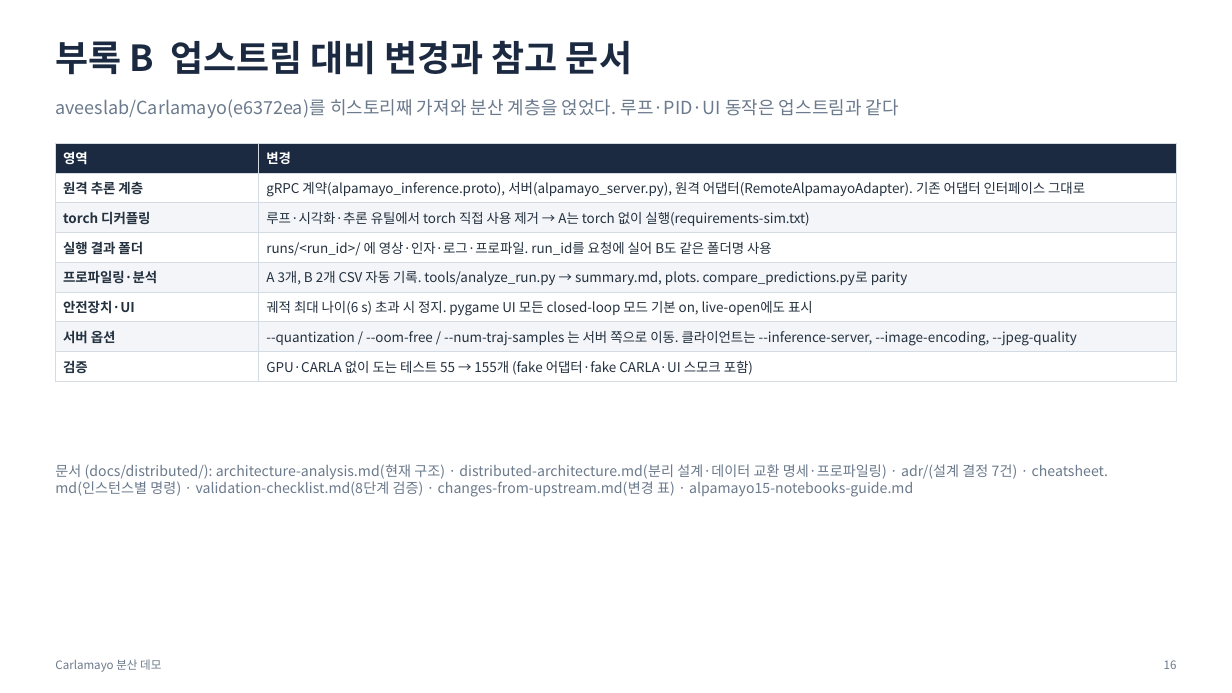
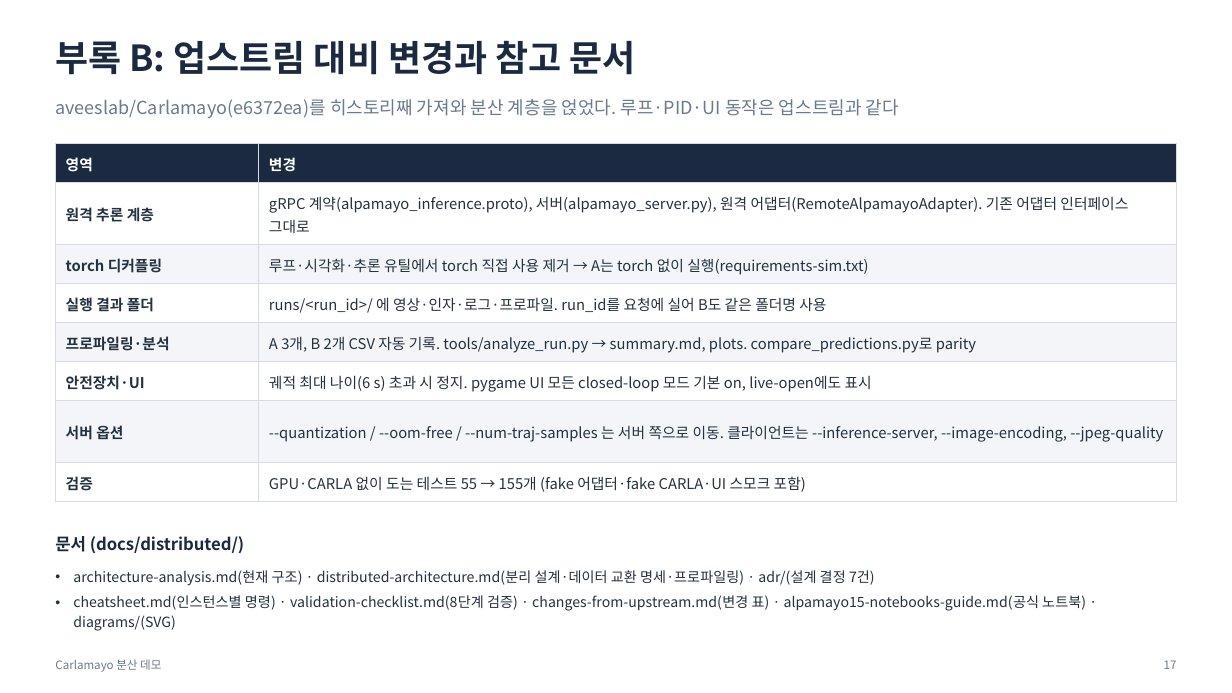
Before and after one commit to JwonMoon/carlamayo-my-distributed, a slide deck: slide 17 of docs/distributed/demo-overview.pptx (slide 16 before the commit). Drawn at 1232x693 pixels with LibreOffice and Linux fonts; fonts in the diff are those of the drawing. Boxes give left, top, right and bottom in pixels: in the first picture for what was removed or moved away, otherwise in the second. Text is boxed around its words. In the diff, an @@ line names an element or a change of style, - is before the commit and + after.

```diff
--- a/docs/distributed/demo-overview.pptx
+++ b/docs/distributed/demo-overview.pptx
@@ text at (55,40,635,75): text changed @@
-부록 B 업스트림 대비 변경과 참고 문서
+부록 B: 업스트림 대비 변경과 참고 문서
@@ table at (55,143,1177,496) @@
@@ size 10.5 to 11.5 pt @@
@@ line spacing 1 to 1.1 @@
@@ text added at (55,536,245,553), 13 pt, text #1B2A41, bold @@
+문서 (docs/distributed/)
@@ text at (73,570,1086,631): text changed; text colour #6B7A8C to #24313F @@
-문서 (docs/distributed/): architecture-analysis.md(현재 구조) · distributed-architecture.md(분리 설계·데이터 교환 명세·프로파일링) · adr/(설계 결정 7건) · cheatsheet.md(인스턴스별 명령) · validation-checklist.md(8단계 검증) · changes-from-upstream.md(변경 표) · alpamayo15-notebooks-guide.md
+• architecture-analysis.md(현재 구조) · distributed-architecture.md(분리 설계·데이터 교환 명세·프로파일링) · adr/(설계 결정 7건)
+• cheatsheet.md(인스턴스별 명령) · validation-checklist.md(8단계 검증) · changes-from-upstream.md(변경 표) · alpamayo15-notebooks-guide.md(공식 노트북) · diagrams/(SVG)
@@ text at (1164,660,1177,669): text changed @@
-16
+17
```
Also in this commit, not shown: 15 other slides changed, 1 slide added, 7 other files.
